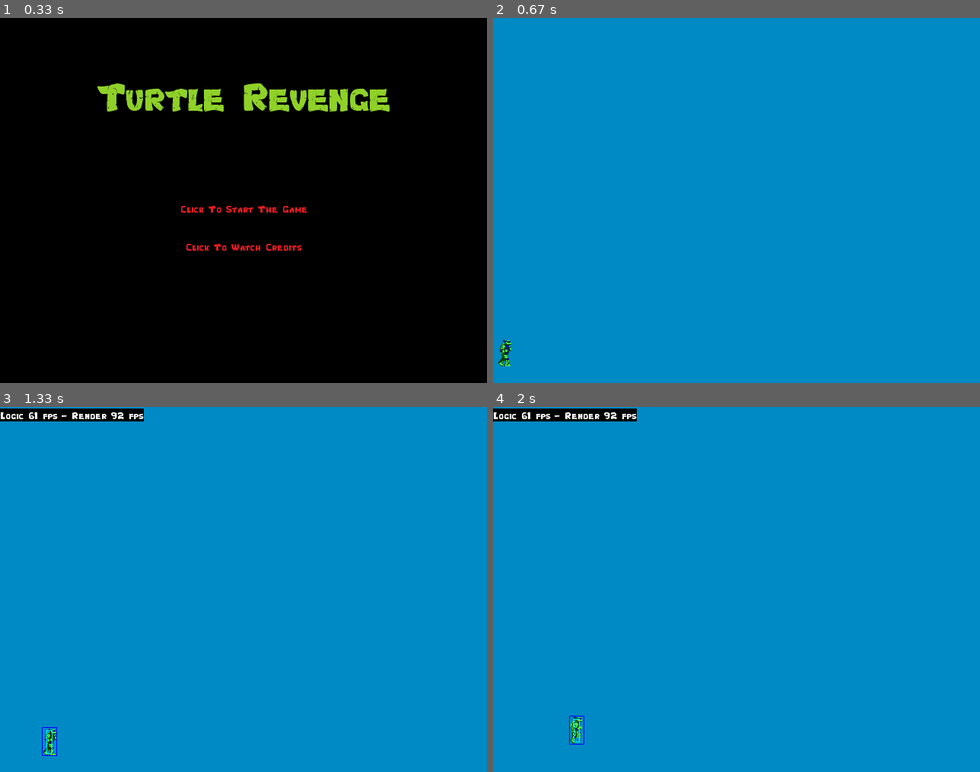
Above: before the commit, frames 1-4 (two rows, left to right).
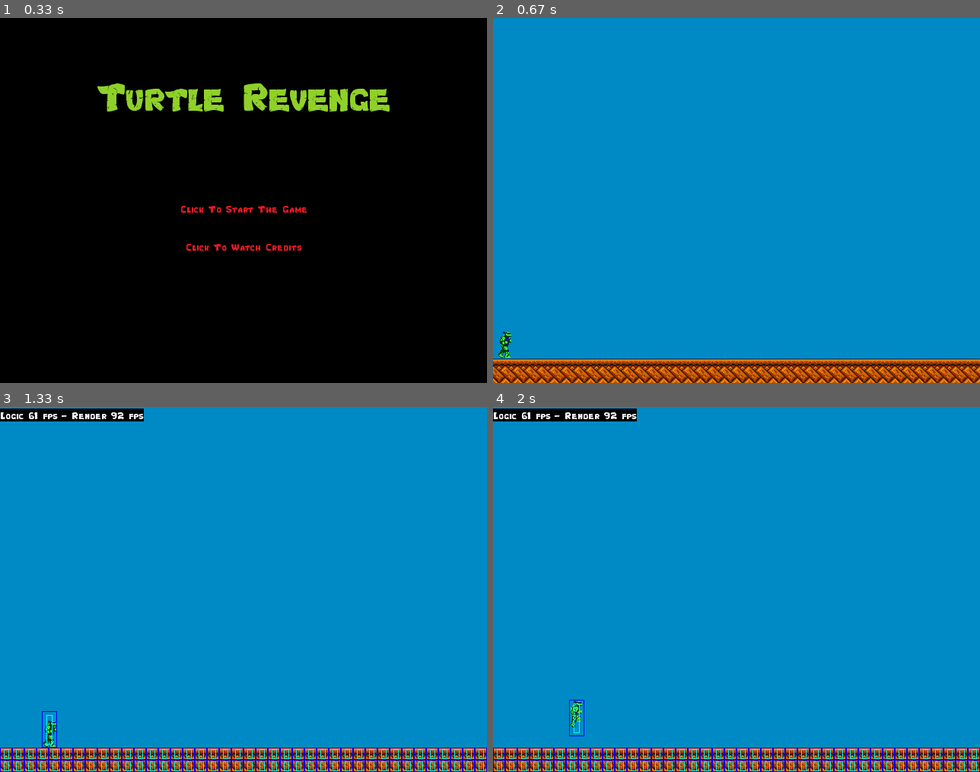
Above: after the commit, the same moments.

Repository: gherque/pygame_turtle_revenge
Game: pygame game, started from turtlerevenge/__main__.py
Two runs of this game, one before a commit and one after it. Both use one fixed random seed, a clock stepped at 60 frames per second and the inputs below.
Inputs:
- Up to frame 1 (0.33 s): no input
- Up to frame 2 (0.67 s): click "Click To Start The Game" at 0.38 s
- Up to frame 3 (1.33 s): tap F5 at 0.67 s; hold Right from 1 s (still down)
- Up to frame 4 (2 s): release Right at 1.47 s; hold Up 1.5-1.8 s; hold Right from 1.83 s (still down)

Frame 1 is identical in both runs. In frame 2, 6.8% of the frame differs, in the area x 0-100%, y 85-100%; in frame 3, 6.8%; in frame 4, 6.9%, in the area x 0-100%, y 80-100%.

Commit message:
Working on scene

Diff:
--- /dev/null
+++ b/turtlerevenge/assets/images/environmentSpriteSheetCoordinates.json
@@ -0,0 +1,8 @@
+{
+    "floor" : [322,42,16,16],
+    "floor_corner_left" : [302,42,16,16],
+    "floor_corner_right" : [342,42,16,16],
+    "floor_under" : [322,62,16,16],
+    "floor_under_left" : [302,62,16,16],
+    "floor_under_right" : [342,62,16,16]
+}
--- a/turtlerevenge/assets/images/turtleSpriteSheetCoordinates.json
+++ b/turtlerevenge/assets/images/turtleSpriteSheetCoordinates.json
@@ -1,18 +1,18 @@
 {
-    "walk1" : [0,35,20,38],
-    "walk2" : [20,35,18,38],
-    "walk3" : [37,36,20,38],
-    "walk4" : [20,35,18,38],
-    "jump" : [195,87,20,38],
+    "walk1" : [0,25,20,48],
+    "walk2" : [20,25,18,48],
+    "walk3" : [37,25,20,48],
+    "walk4" : [20,25,18,48],
+    "jump" : [195,87,20,48],
     "attack1" : [67,25,25,48],
-    "attack2" : [90,34,46,40],
-    "attack3" : [136,34,42,40],
-    "walk1_reverse" : [844,35,20,38],
-    "walk2_reverse" : [826,35,18,38],
-    "walk3_reverse" : [807,36,20,38],
-    "walk4_reverse" : [826,35,18,38],
-    "jump_reverse" : [649,87,20,38],
+    "attack2" : [90,25,46,48],
+    "attack3" : [136,25,42,48],
+    "walk1_reverse" : [844,25,20,48],
+    "walk2_reverse" : [826,25,18,48],
+    "walk3_reverse" : [807,25,20,48],
+    "walk4_reverse" : [826,25,18,48],
+    "jump_reverse" : [649,87,20,48],
     "attack1_reverse" : [772,25,25,48],
-    "attack2_reverse" : [728,34,46,40],
-    "attack3_reverse" : [686,34,42,40]
+    "attack2_reverse" : [728,25,46,48],
+    "attack3_reverse" : [686,25,42,48]
 }
--- a/turtlerevenge/config.py
+++ b/turtlerevenge/config.py
@@ -46,11 +46,37 @@
     turtle_walk_reverse = ["walk1_reverse", "walk2_reverse", "walk3_reverse", "walk4_reverse"]
     turtle_jump_reverse = "jump_reverse"
     turtle_attack_reverse = ["attack1_reverse", "attack2_reverse", "attack3_reverse"]
+    scene_spritesheet_name = "environmentSpriteSheet"
+    scene_spritesheet_filename = ["turtlerevenge", "assets", "images", "environmentSpriteSheet.png"]
+    scene_spritesheet_coordinates_filename = ["turtlerevenge", "assets", "images", "environmentSpriteSheetCoordinates.json"]
+    scene_floor = "floor"
+    scene_floor_corner_left = "floor_corner_left"
+    scene_floor_corner_right = "floor_corner_right"
+    scene_floor_under = "floor_under"
+    scene_floor_under_left = "floor_under_left"
+    scene_floor_under_right = "floor_under_right"
+
+    # Hero config
     turtle_speed = 0.15
     turtle_fire_cooldown = 300
     turtle_max_jumping_height = 100.0
+    turtle_initial_position = (15, screen_size[1] - 48 - 32 + 24)
 
+    # Scene
+    # scene = [
+    #     # Level 0
+    #     {
+    #         floorHolesCoordinates: [()]
+    #     },
+    #     # Level 1
+    #     {
 
+    #     },
+    #     # Level 2
+    #     {
+
+    #     }
+    # ]
 
     # explosion_name = "explosion"
     # explosion_image_filename = ["turtlerevenge", "assets", "images", "explosion.png"]
--- a/turtlerevenge/entities/hero.py
+++ b/turtlerevenge/entities/hero.py
@@ -24,7 +24,7 @@
 
         _, clip = AssetManager.instance().get(AssetType.SpriteSheet, Config.turtle_walk[self.__walk_index], sheet_name = Config.turtle_spritesheet_name)
 
-        self.position = pygame.math.Vector2(15, Config.screen_size[1] - 40)
+        self.position = pygame.math.Vector2(Config.turtle_initial_position)
         self.rect = clip.copy()
         self.rect.inflate_ip(self.rect.width * -0.60, self.rect.height * -0.2)
 
@@ -44,6 +44,7 @@
             self.__is_moving_right = is_pressed
         elif key == pygame.K_SPACE:
             self.__is_attacking = is_pressed
+            # TODO: Play sound
             if self.__cool_down_time <= 0.0:
                 self.__fire_bullet()
 
@@ -79,10 +80,10 @@
         self.__attack_index = min(self.__attack_index + Config.turtle_speed * delta / 13, 2) if self.__is_attacking else self.__attack_index
 
         if self.__is_moving_down:
-            # TODO: Cuando toca con algo debe parar aunque no haya llegado al y origen (ej. cae encima de un piso superior)
-            if self.position.y >= Config.screen_size[1] - 40:
+            # TODO: Cuando toca con algo debe parar aunque no haya llegado al y origen (ej. cae encima de un piso superior). Ahora está en tamaño de la pantalla - 40 pero si hay hueco en el piso no debería parar ahí y debería morir
+            if self.position.y >= Config.turtle_initial_position[1]:
                 self.__is_moving_down = False
-                self.position.y = Config.screen_size[1] - 40
+                self.position.y = Config.turtle_initial_position[1]
                 self.__jumping_height = 0
 
         if self.__cool_down_time > 0.0:
--- /dev/null
+++ b/turtlerevenge/entities/sceneItem.py
@@ -0,0 +1,44 @@
+import pygame
+
+from turtlerevenge.config import Config
+from turtlerevenge.assets.asset_manager import AssetManager, AssetType
+from turtlerevenge.entities.gameobject import GameObject
+
+class SceneItem(GameObject):
+
+    def __init__(self, world, type, coordinates):
+        super().__init__()
+
+        AssetManager.instance().load(AssetType.SpriteSheet, Config.scene_spritesheet_name, Config.scene_spritesheet_filename, data_filename = Config.scene_spritesheet_coordinates_filename)
+
+        self.image, self.clip = AssetManager.instance().get(AssetType.SpriteSheet, type, sheet_name = Config.scene_spritesheet_name)
+
+        self.position = pygame.math.Vector2(coordinates)
+        self.rect = self.clip.copy()
+        self.rect.inflate_ip(self.rect.width * -0.60, self.rect.height * -0.2)
+
+        self.render_rect = self.clip.copy()
+
+        self._center()
+
+        self.__world = world
+
+    def handle_input(self, key, is_pressed):
+        pass
+
+    def update(self, delta):
+        pass
+
+    def render(self, surface):
+        # No pintar si la position está fuera del sceneCenterPosition +- Config.screen_size * 0.6
+        surface.blit(self.image, self.render_rect, self.clip)
+
+        if Config.debug:
+            pygame.draw.rect(surface, Config.debug_collider_color, self.rect, 1)
+            pygame.draw.rect(surface, Config.debug_render_color, self.render_rect, 1)
+
+    def release(self):
+        pass
+
+    def get_pos(self):
+        return self.position
--- a/turtlerevenge/states/gameplay/world.py
+++ b/turtlerevenge/states/gameplay/world.py
@@ -3,19 +3,22 @@
 from turtlerevenge.assets.asset_manager import AssetManager, AssetType
 from turtlerevenge.entities.rendergroup import RenderGroup
 from turtlerevenge.entities.hero import Hero
-from turtlerevenge.entities.projectile import Projectile, ProjectileType
-from turtlerevenge.entities.explosion import Explosion
-from turtlerevenge.entities.enemies.enemy import Enemy
+# from turtlerevenge.entities.projectile import Projectile, ProjectileType
+# from turtlerevenge.entities.explosion import Explosion
+# from turtlerevenge.entities.enemies.enemy import Enemy
+from turtlerevenge.entities.sceneItem import SceneItem
 from turtlerevenge.assets.sound_manager import SoundManager
-from turtlerevenge.assets.parallax import Parallax
-from turtlerevenge.states.gameplay.spawner import Spawner
+# from turtlerevenge.assets.parallax import Parallax
+# from turtlerevenge.states.gameplay.spawner import Spawner
 from turtlerevenge.config import Config
 from turtlerevenge.states.gameplay.events import game_over_event, end_game_event
 
 class World:
 
     def __init__(self):
+        self.screenCenterX = Config.screen_size[0] / 2
         self.__players = RenderGroup()
+        self.__sceneItems = RenderGroup()
         # self.__allied_bullets = RenderGroup()
         # self.__enemy_bullets = RenderGroup()
         # self.__explosions = RenderGroup()
@@ -23,6 +26,12 @@
 
     def init(self):
         self.__players.add(Hero(self))
+        # TODO: Pintar los escenarios según el config. Ahora sólo pinta piso hasta primer agujero
+        # TODO: Ver cómo ir moviendo el escenario con el hero
+        # TODO: Pintar nubes, arbustos y montañas en otro grupo para que las colisiones no hagan nada
+        for i in range(70):
+            self.__sceneItems.add(SceneItem(self, Config.scene_floor, (i * 16 + 8, Config.screen_size[1] - 32 + 8)))
+            self.__sceneItems.add(SceneItem(self, Config.scene_floor_under, (i * 16 + 8, Config.screen_size[1] - 16 + 8)))
 
         # self.__parallax = Parallax()
         # self.__parallax.add_background(Config.jungle_name, 0, Config.jungle_speed)
@@ -38,6 +47,7 @@
 
     def update(self, delta_time):
         self.__players.update(delta_time)
+        self.__sceneItems.update(delta_time)
         # self.__enemies.update(delta_time)
         # self.__allied_bullets.update(delta_time)
         # self.__enemy_bullets.update(delta_time)
@@ -59,6 +69,7 @@
     def render(self, surface):
         # self.__parallax.render(surface)
         self.__players.draw(surface)
+        self.__sceneItems.draw(surface)
         # self.__enemies.draw(surface)
         # self.__allied_bullets.draw(surface)
         # self.__enemy_bullets.draw(surface)
@@ -67,6 +78,7 @@
 
     def quit(self):
         self.__players.empty()
+        self.__sceneItems.empty()
         # self.__enemies.empty()
         # self.__allied_bullets.empty()
         # self.__enemy_bullets.empty()
